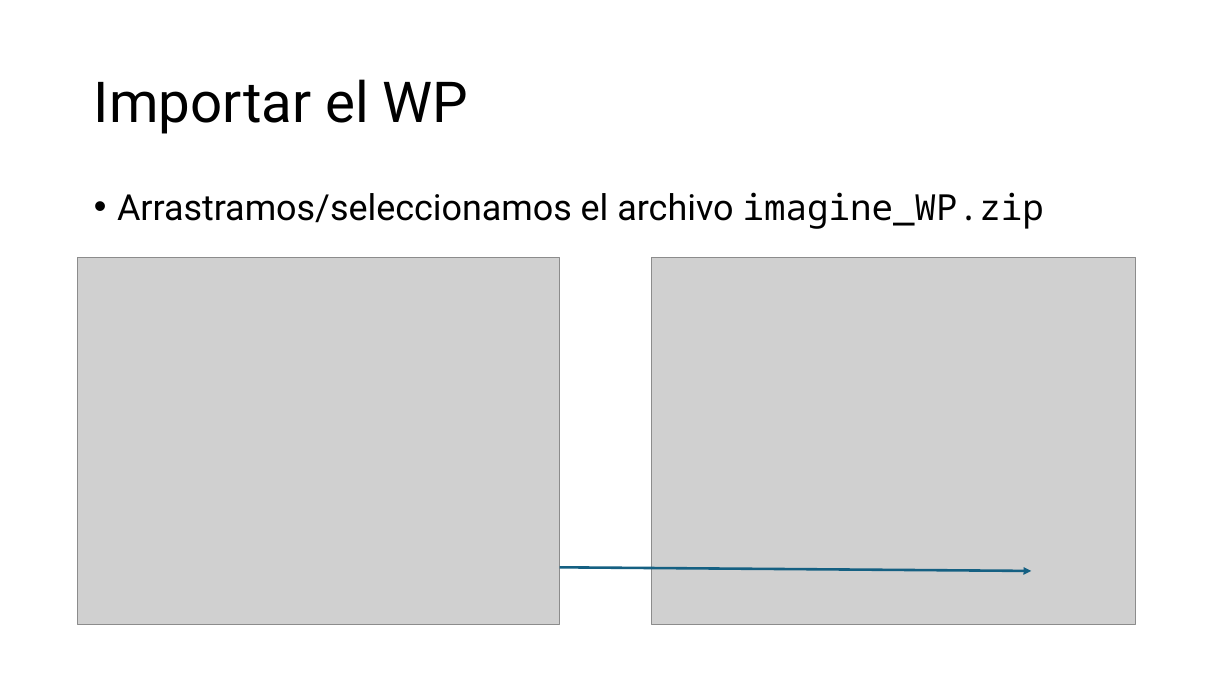
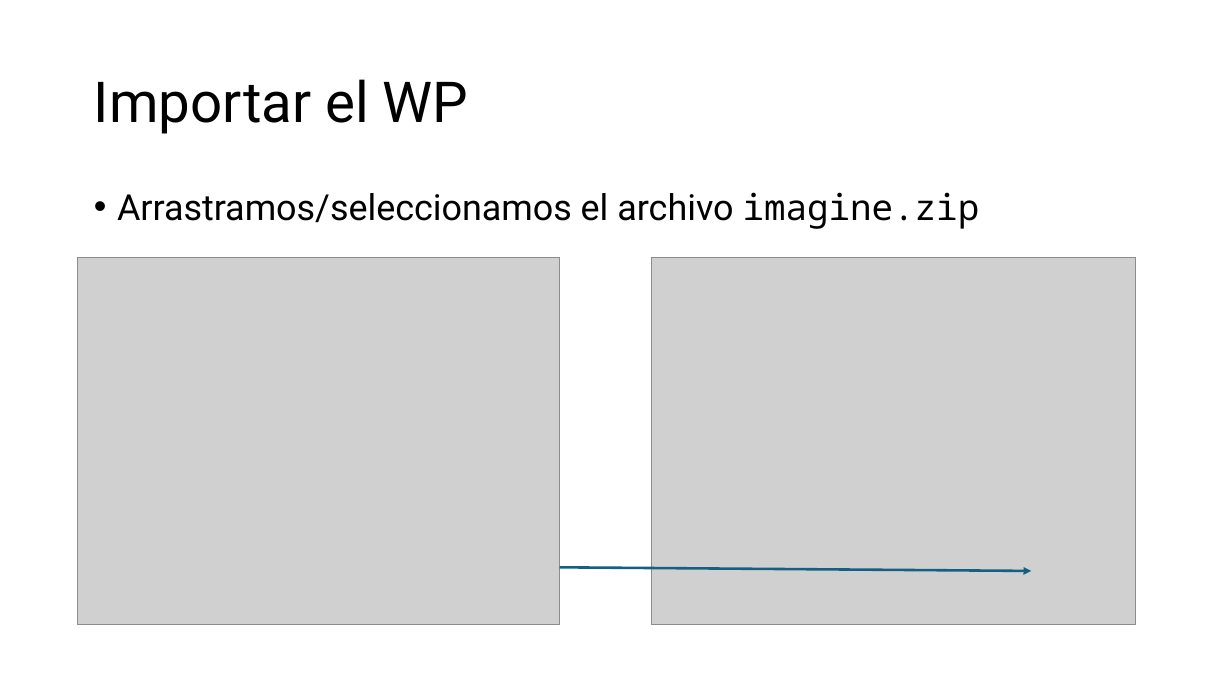
Before and after one commit to imagine-uo/imagine-uo.github.io, a slide deck: slide 12 of Guía para editar la web del grupo.pptx. Drawn at 1232x693 pixels with LibreOffice and Linux fonts; fonts in the diff are those of the drawing; grey boxes stand for pictures. Boxes give left, top, right and bottom in pixels: in the first picture for what was removed or moved away, otherwise in the second. Text is boxed around its words. In the diff, an @@ line names an element or a change of style, - is before the commit and + after.

```diff
--- a/Guía para editar la web del grupo.pptx
+++ b/Guía para editar la web del grupo.pptx
@@ text at box(117, 192, 980, 229): text changed @@
-• Arrastramos/seleccionamos el archivo imagine_WP.zip
+• Arrastramos/seleccionamos el archivo imagine.zip
```
Also in this commit, not shown: 6 other slides changed, 4 other files.
